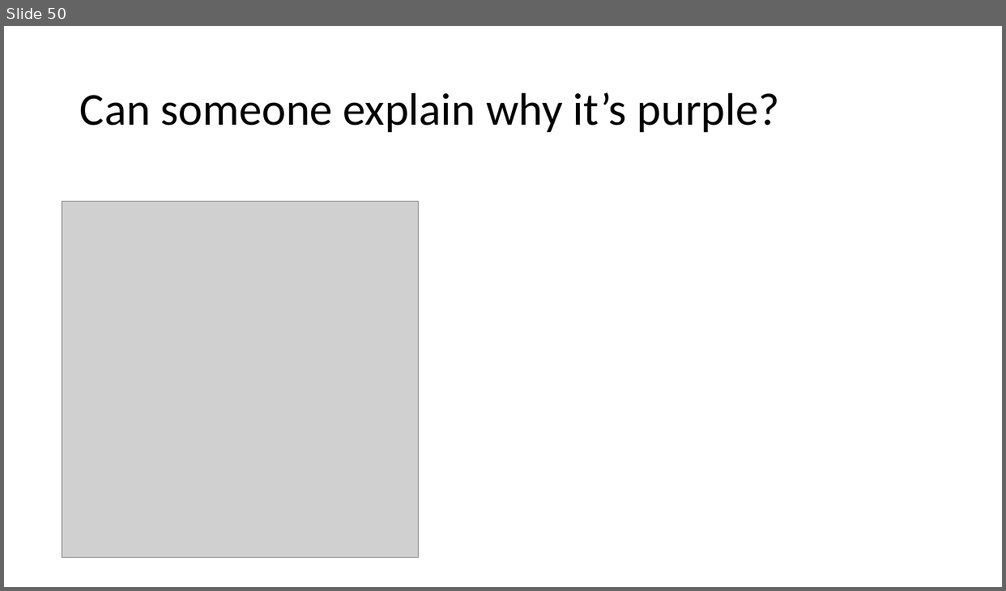
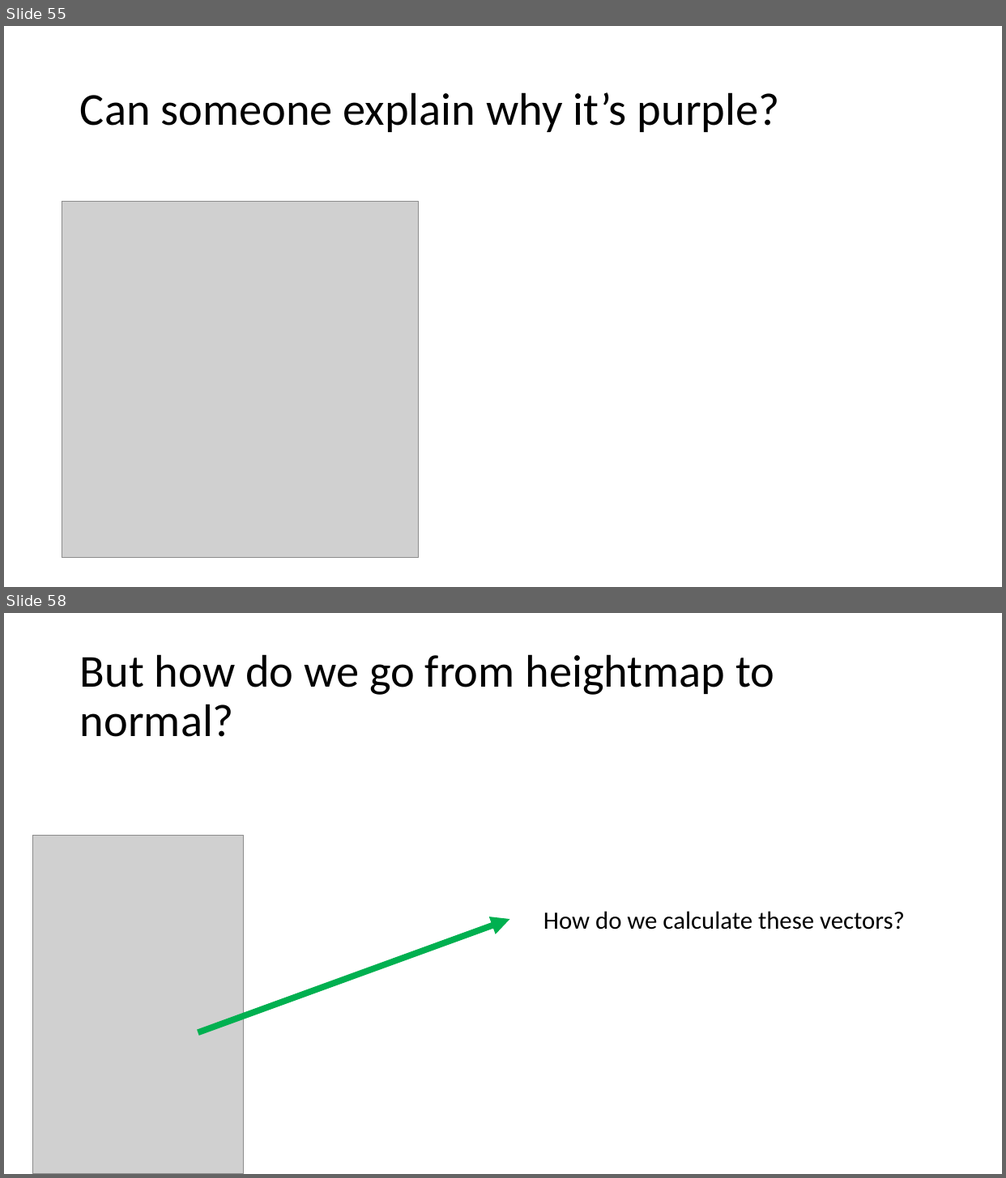
Before and after one commit to harveypekar/3dgraphics, a slide deck: course/3d_slides_w6.pptx. Shown one above the other, each under a label of ours: slide 50 before the commit, slides 55 and 58 after it; the slides between them are not shown. The pictures are 1006x591 and 1006x1178 pixels, drawn with LibreOffice and Linux fonts; fonts in the diff are those of the drawing; grey boxes stand for pictures. Boxes give left, top, right and bottom in pixels: in the first picture for what was removed or moved away, otherwise in the second. Text is boxed around its words. In the diff, an @@ line names an element or a change of style, - is before the commit and + after.

Commit message:
normal maps

```diff
--- a/course/3d_slides_w6.pptx
+++ b/course/3d_slides_w6.pptx
@@ slide 58 added at <box>4,613,1002,1174</box>, background #FFFFFF @@
@@ title added at <box>80,654,774,737</box>, 44 pt, text #000000 @@
+But how do we go from heightmap to normal?
@@ picture added at <box>33,835,244,1174</box> @@
@@ arrow added from (198, 1033) to (510, 919), #00B050 6 pt @@
@@ text added at <box>543,911,905,930</box>, 24 pt, text #000000 @@
+How do we calculate these vectors?
@@ what was slide 50 is now slide 55 @@
```
Also in this commit, not shown: 4 slides changed, 15 other slides added, 6 slides removed.
